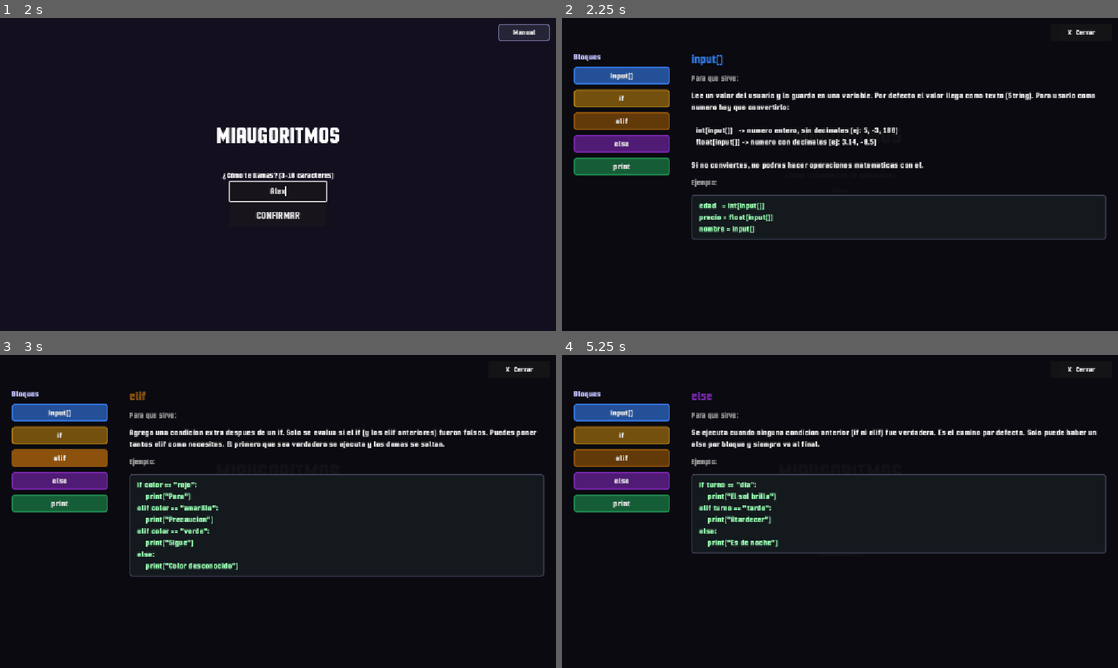
Above: before the commit, frames 1-4 (two rows, left to right).
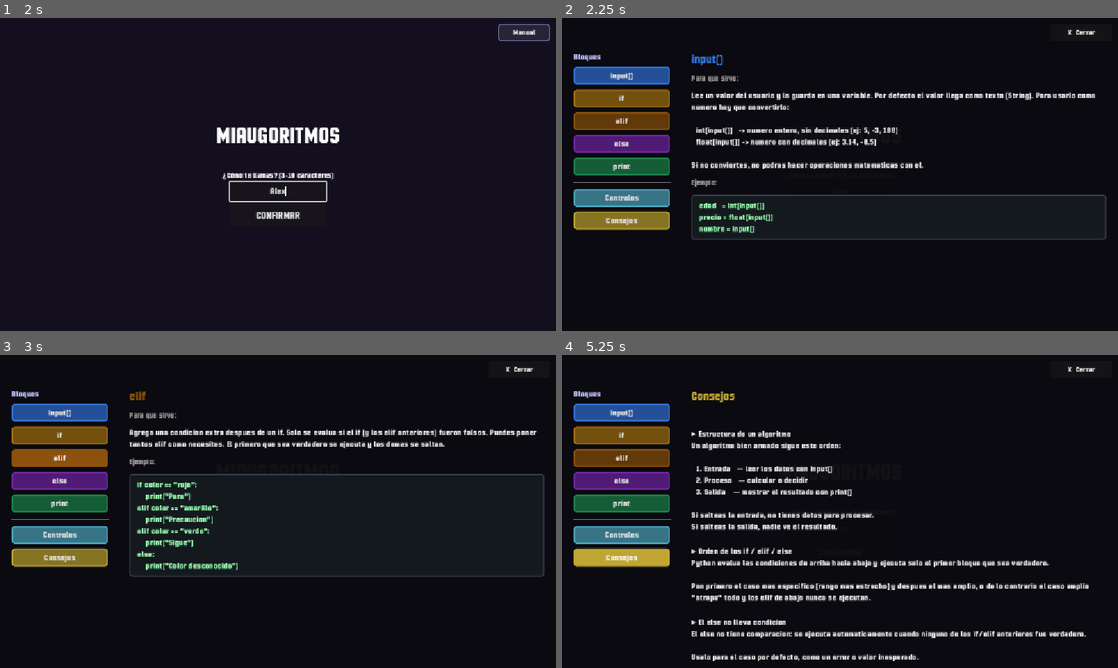
Above: after the commit, the same moments.

Repository: Intiti/ProyectoJuego-SEI
Game: Godot game, scene res://scenes/MainMenu.tscn
Two runs of this game, one before a commit and one after it. Both use one fixed random seed, a clock stepped at 60 frames per second and the inputs below.
Inputs (mouse positions are in pixels of both pictures, inside the frame that each line leads up to):
- Up to frame 1 (2 s): click "JUGAR" at 0.5 s; click (278, 190) at 1.27 s; type "Alex" at 1.35 s
- Up to frame 2 (2.25 s): click "Manual" at 2 s
- Up to frame 3 (3 s): click "elif" at 2.75 s
- Up to frame 4 (5.25 s): click "else" at 3.5 s; click (623, 533) at 4.25 s, where only the run after the commit has a clickable "Controles"; click (623, 558) at 5 s, where only the run after the commit has a clickable "Consejos"

Frame 1 is identical in both runs. In frame 2, 2.1% of the frame differs, in the area x 2-20%, y 52-68%; in frame 3, 2.1%; in frame 4, 12%, in the area x 2-98%, y 11-98%.

Commit message:
ya

Diff:
--- a/dialogs/npc_e19.json
+++ b/dialogs/npc_e19.json
@@ -121,15 +121,10 @@
 						}
 					},
 					{
-						"type": "elif",
-						"text": "elif nivel_azucar >= 80:",
-						"correct": false,
-						"config": {
-							"var": "nivel_azucar",
-							"op": ">=",
-							"value": "80",
-							"value_is_var": false
-						}
+						"type": "else",
+						"text": "else:",
+						"correct": false,
+						"config": {}
 					},
 					{
 						"type": "elif",
--- a/dialogs/npc_e20.json
+++ b/dialogs/npc_e20.json
@@ -72,7 +72,7 @@
 					},
 					{
 						"type": "expr",
-						"text": "porcentaje = dias_asistidos * 40",
+						"text": "porcentaje = dias_asistidos * 40 / 100",
 						"correct": false,
 						"config": {
 							"var": "porcentaje",
--- a/scenes/CommandBlock.tscn
+++ b/scenes/CommandBlock.tscn
@@ -1,6 +1,6 @@
-[gd_scene load_steps=2 format=3]
+[gd_scene format=3 uid="uid://bvkbbonlg6kp1"]
 
-[ext_resource type="Script" path="res://scripts/commandBlock.gd" id="1"]
+[ext_resource type="Script" uid="uid://bkyl3tcfo53u6" path="res://scripts/commandBlock.gd" id="1"]
 
-[node name="CommandBlock" type="PanelContainer"]
+[node name="CommandBlock" type="PanelContainer" unique_id=1430378066]
 script = ExtResource("1")
--- a/scripts/commandBlock.gd
+++ b/scripts/commandBlock.gd
@@ -1,6 +1,6 @@
 extends PanelContainer
 
-enum Type { INPUT, IF, ELSE, PRINT, ASSIGN, EXPR }
+enum Type { INPUT, IF, ELSE, PRINT, ASSIGN, EXPR, ELIF }
 
 var blockType: Type
 var config: Dictionary = {}
@@ -20,6 +20,7 @@
 const COLOR_PRINT  := Color(0.12, 0.52, 0.30, 1.0)
 const COLOR_ASSIGN := Color(0.50, 0.20, 0.20, 1.0)
 const COLOR_EXPR   := Color(0.20, 0.55, 0.60, 1.0)
+const COLOR_ELIF   := Color(0.65, 0.45, 0.08, 1.0)
 
 signal clicked(block)
 
@@ -62,6 +63,7 @@
 		Type.PRINT:  style.bg_color = COLOR_PRINT
 		Type.ASSIGN: style.bg_color = COLOR_ASSIGN
 		Type.EXPR:   style.bg_color = COLOR_EXPR
+		Type.ELIF:   style.bg_color = COLOR_ELIF
 	style.corner_radius_top_left = 6
 	style.corner_radius_top_right = 6
 	style.corner_radius_bottom_left = 6
@@ -166,6 +168,7 @@
 		Type.PRINT:  style.bg_color = COLOR_PRINT.darkened(0.35)
 		Type.ASSIGN: style.bg_color = COLOR_ASSIGN.darkened(0.35)
 		Type.EXPR:   style.bg_color = COLOR_EXPR.darkened(0.35)
+		Type.ELIF:   style.bg_color = COLOR_ELIF.darkened(0.35)
 	style.border_color = Color(0.55, 0.55, 0.55, 1.0)
 	style.border_width_left = 2
 	style.border_width_right = 2
--- a/scripts/commandList.gd
+++ b/scripts/commandList.gd
@@ -40,4 +40,5 @@
 		"print":  return 3
 		"assign": return 4
 		"expr":   return 5
+		"elif":   return 6
 	return 3
--- a/scripts/manualUI.gd
+++ b/scripts/manualUI.gd
@@ -3,6 +3,43 @@
 const FONT_SIZE := 20
 
 # Datos de cada bloque: nombre, color, descripcion, ejemplo
+const CONTROLS := {
+	"name": "Controles",
+	"color": Color(0.30, 0.65, 0.75, 1.0),
+	"entries": [
+		{ "key": "← →", "desc": "Moverse" },
+		{ "key": "Espacio", "desc": "Saltar" },
+		{ "key": "E", "desc": "Hablar con un NPC / entrar a un edificio marcado con [color=#ff4444]![/color]" },
+	]
+}
+
+const TIPS := {
+	"name": "Consejos",
+	"color": Color(0.75, 0.65, 0.20, 1.0),
+	"items": [
+		{
+			"title": "Estructura de un algoritmo",
+			"body": "Un algoritmo bien armado sigue este orden:\n\n  1. Entrada   — leer los datos con input()\n  2. Proceso   — calcular o decidir\n  3. Salida    — mostrar el resultado con print()\n\nSi salteas la entrada, no tienes datos para procesar.\nSi salteas la salida, nadie ve el resultado."
+		},
+		{
+			"title": "Orden de los if / elif / else",
+			"body": "Python evalua las condiciones de arriba hacia abajo y ejecuta solo el primer bloque que sea verdadero.\n\nPon primero el caso mas especifico (rango mas estrecho) y despues el mas amplio, o de lo contrario el caso amplio \"atrapa\" todo y los elif de abajo nunca se ejecutan."
+		},
+		{
+			"title": "El else no lleva condicion",
+			"body": "El else no tiene comparacion: se ejecuta automaticamente cuando ninguno de los if/elif anteriores fue verdadero.\n\nUsalo para el caso por defecto, como un error o valor inesperado."
+		},
+		{
+			"title": "Variables y tipos",
+			"body": "input() siempre entrega texto. Si vas a comparar o calcular con numeros, convierte antes:\n\n  int(input())   -> entero\n  float(input()) -> decimal\n\nComparar texto con numero (\"5\" == 5) siempre da False."
+		},
+		{
+			"title": "print() muestra lo que le des",
+			"body": "Puedes pasarle texto entre comillas, una variable, o varios separados por coma:\n\n  print(\"Hola\")\n  print(nombre)\n  print(\"Resultado:\", total)\n\nLos valores separados por coma se imprimen juntos con un espacio entre ellos."
+		},
+	]
+}
+
 const BLOCKS := [
 	{
 		"name": "input()",
@@ -158,6 +195,41 @@
 		var idx = i
 		btn.pressed.connect(func(): _selectBlock(idx))
 		sidebar.add_child(btn)
+
+	var extraSep = HSeparator.new()
+	extraSep.custom_minimum_size = Vector2(0, 8)
+	sidebar.add_child(extraSep)
+
+	for extra in [CONTROLS, TIPS]:
+		var ebtn = Button.new()
+		ebtn.text = extra["name"]
+		ebtn.add_theme_font_size_override("font_size", FONT_SIZE)
+		ebtn.mouse_default_cursor_shape = Control.CURSOR_POINTING_HAND
+
+		var es = StyleBoxFlat.new()
+		es.bg_color = (extra["color"] as Color).darkened(0.3)
+		es.border_color = extra["color"]
+		es.border_width_left   = 3
+		es.border_width_right  = 3
+		es.border_width_top    = 3
+		es.border_width_bottom = 3
+		es.corner_radius_top_left     = 6
+		es.corner_radius_top_right    = 6
+		es.corner_radius_bottom_left  = 6
+		es.corner_radius_bottom_right = 6
+		es.content_margin_left  = 10
+		es.content_margin_right = 10
+		es.content_margin_top   = 8
+		es.content_margin_bottom = 8
+		ebtn.add_theme_stylebox_override("normal", es)
+
+		var esHover = es.duplicate()
+		esHover.bg_color = extra["color"]
+		ebtn.add_theme_stylebox_override("hover", esHover)
+
+		var modeName = extra["name"]
+		ebtn.pressed.connect(func(): _selectMode(modeName))
+		sidebar.add_child(ebtn)
 
 	# Separador vertical
 	var sep = VSeparator.new()
@@ -231,16 +303,7 @@
 	_selectedIdx = idx
 	var block = BLOCKS[idx]
 
-	var detail = _panel.get_node("HBoxContainer/Detail") if _panel.has_node("HBoxContainer/Detail") else null
-	if detail == null:
-		# fallback: buscar por nombre
-		for child in _panel.get_children():
-			if child is HBoxContainer:
-				for c2 in child.get_children():
-					if c2 is VBoxContainer and c2.name == "Detail":
-						detail = c2
-						break
-
+	var detail = _getDetail()
 	if detail == null:
 		return
 
@@ -249,10 +312,55 @@
 	nameLabel.add_theme_color_override("font_color", block["color"])
 
 	detail.get_node("Desc").text = block["desc"]
+	detail.get_node("DescTitle").text = "Para que sirve:"
+	detail.get_node("ExTitle").visible = true
+	detail.get_node("ExBox").visible = true
 	detail.get_node_or_null("ExBox/ExLabel").text = block["example"]
 
+func _getDetail() -> VBoxContainer:
+	if _panel.has_node("HBoxContainer/Detail"):
+		return _panel.get_node("HBoxContainer/Detail")
+	for child in _panel.get_children():
+		if child is HBoxContainer:
+			for c2 in child.get_children():
+				if c2 is VBoxContainer and c2.name == "Detail":
+					return c2
+	return null
+
+func _selectMode(modeName: String) -> void:
+	var detail = _getDetail()
+	if detail == null:
+		return
+
+	var nameLabel = detail.get_node("BlockName")
+	var descNode = detail.get_node("Desc")
+	var descTitle = detail.get_node("DescTitle")
+	var exTitle = detail.get_node("ExTitle")
+	var exBox = detail.get_node("ExBox")
+
+	if modeName == "Controles":
+		nameLabel.text = CONTROLS["name"]
+		nameLabel.add_theme_color_override("font_color", CONTROLS["color"])
+		descTitle.text = "Teclas:"
+		var lines = ""
+		for entry in CONTROLS["entries"]:
+			lines += "  " + entry["key"] + "  =  " + entry["desc"] + "\n"
+		descNode.text = lines.strip_edges()
+		exTitle.visible = false
+		exBox.visible = false
+
+	elif modeName == "Consejos":
+		nameLabel.text = TIPS["name"]
+		nameLabel.add_theme_color_override("font_color", TIPS["color"])
+		descTitle.text = ""
+		var allText = ""
+		for item in TIPS["items"]:
+			allText += "▸ " + item["title"] + "\n" + item["body"] + "\n\n"
+		descNode.text = allText.strip_edges()
+		exTitle.visible = false
+		exBox.visible = false
+
 func _onToggle() -> void:
-	# No abrir si hay un dialogo activo
 	var dialogBox = get_tree().get_first_node_in_group("dialog_box")
 	if dialogBox and dialogBox.isOpen and not _isOpen:
 		return
--- a/scripts/puzzleManager.gd
+++ b/scripts/puzzleManager.gd
@@ -152,7 +152,7 @@
 	feedbackLabel = Label.new()
 	feedbackLabel.custom_minimum_size = Vector2(0, 36)
 	feedbackLabel.autowrap_mode = TextServer.AUTOWRAP_WORD_SMART
-	feedbackLabel.add_theme_font_size_override("font_size", FONT_SIZE - 1)
+	feedbackLabel.add_theme_font_size_override("font_size", FONT_SIZE + 3)
 	feedbackLabel.visible = false
 	cmdWrapper.add_child(feedbackLabel)
 
@@ -803,4 +803,5 @@
 		"print":  return 3
 		"assign": return 4
 		"expr":   return 5
+		"elif":   return 6
 	return 3
